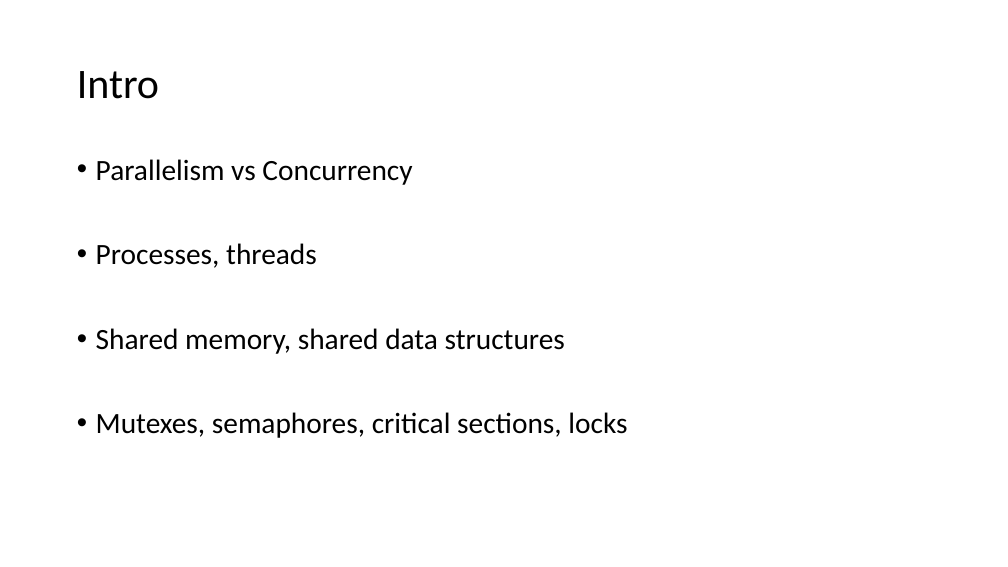
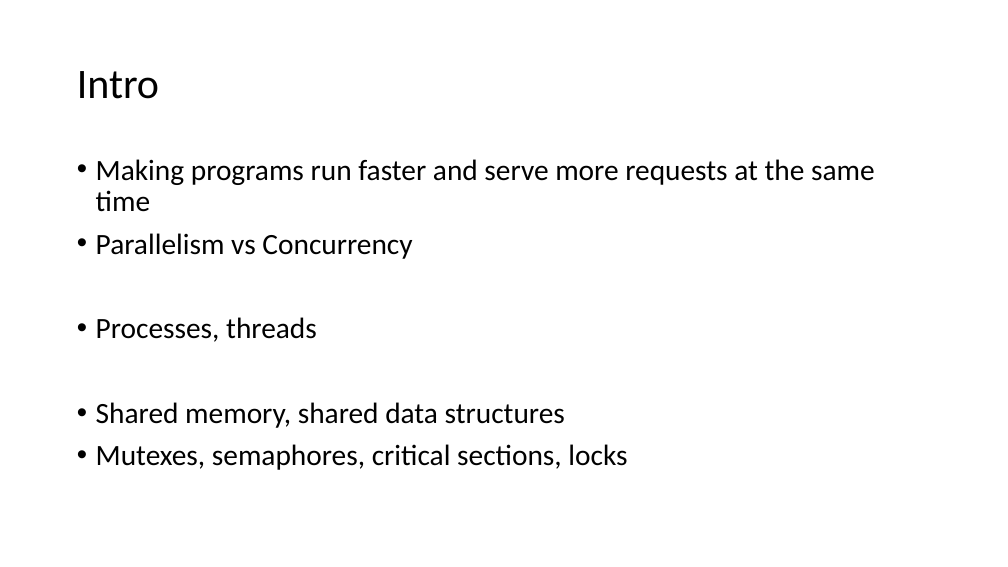
Before and after one commit to kpocza/GoSharp, a slide deck: slide 4 of talks/szszk20180512/SzSzK180512_GoSharp.odp. Drawn at 1008x567 pixels with LibreOffice and Linux fonts; fonts in the diff are those of the drawing. Boxes give left, top, right and bottom in pixels: in the first picture for what was removed or moved away, otherwise in the second. Text is boxed around its words. In the diff, an @@ line names an element or a change of style, - is before the commit and + after.

```diff
--- a/talks/szszk20180512/SzSzK180512_GoSharp.odp
+++ b/talks/szszk20180512/SzSzK180512_GoSharp.odp
@@ text at bbox=[96, 159, 875, 212]: paragraph added @@
+• Making programs run faster and serve more requests at the same time
```
Also in this commit, not shown: 19 other slides changed, 1 other file.
